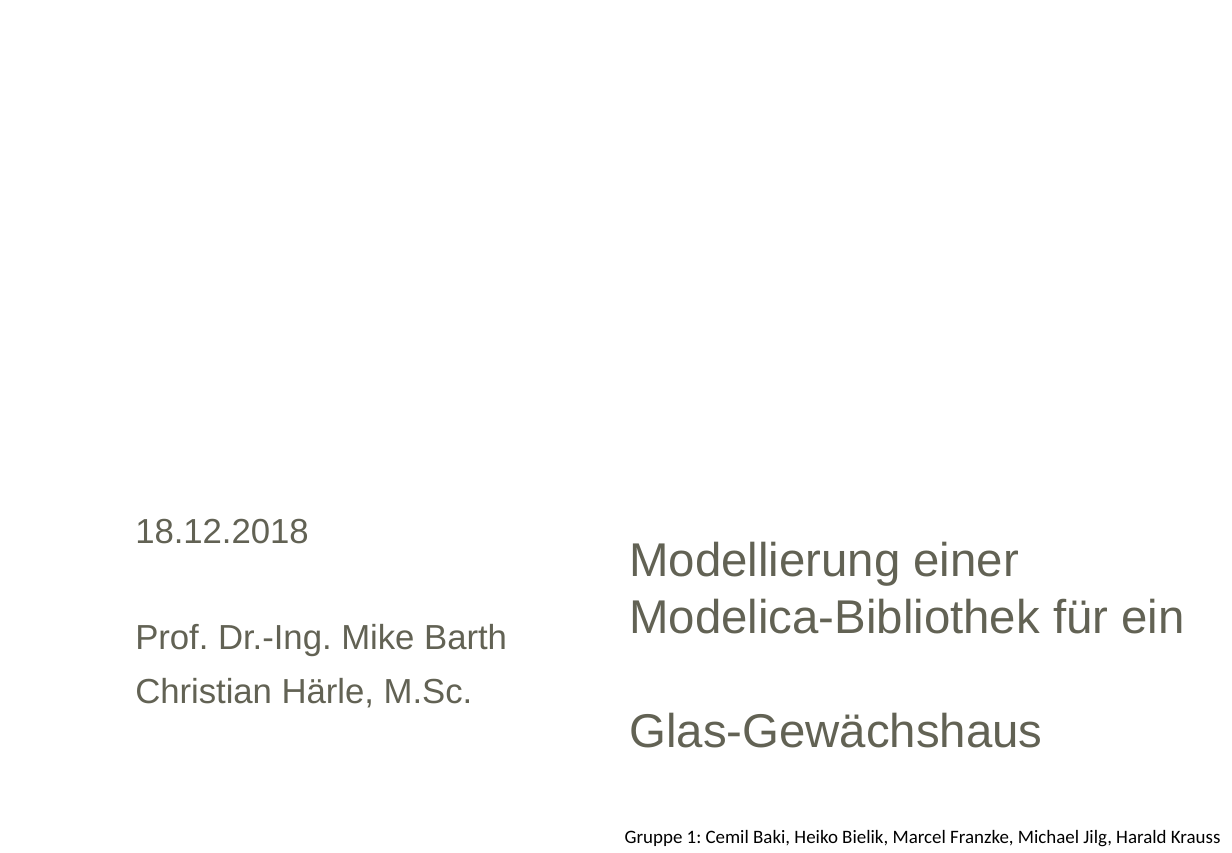
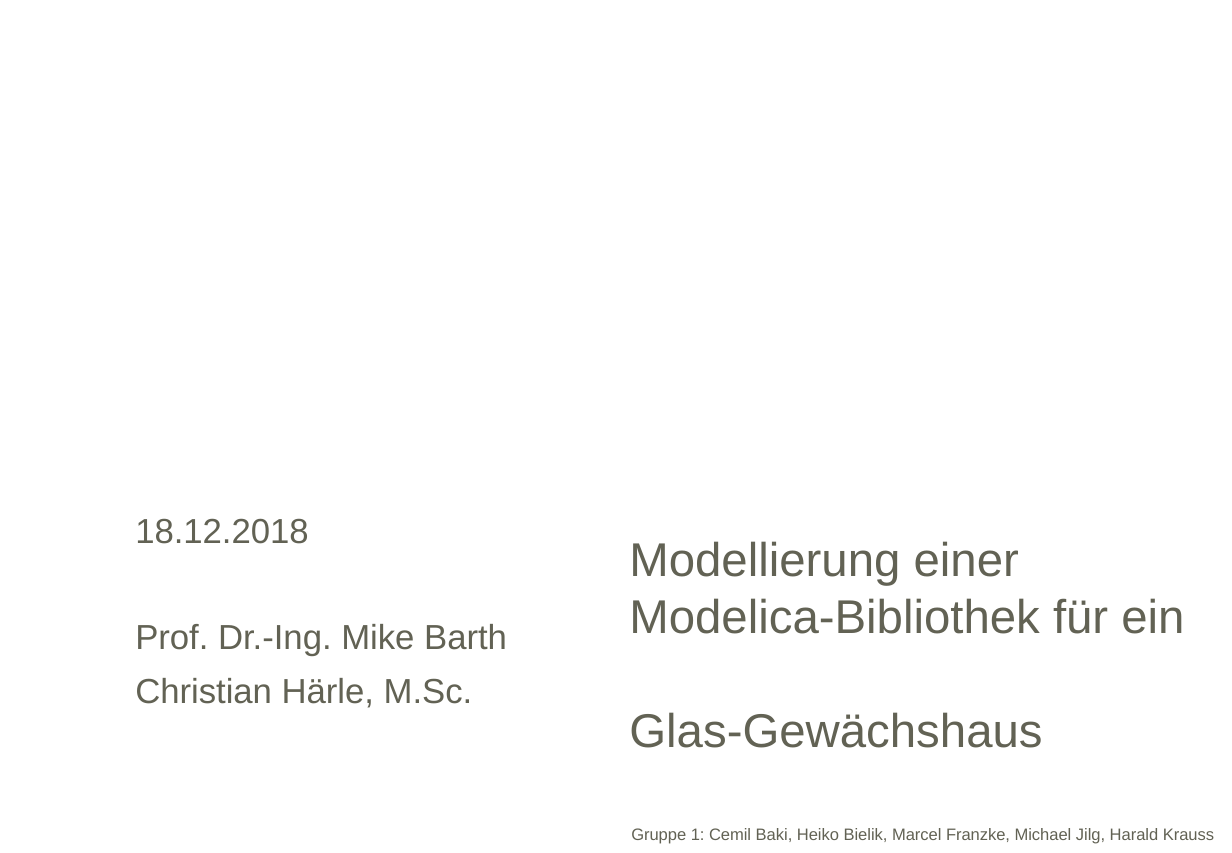
Before and after one commit to HeikoBielik/gewXhouse, a slide deck: slide 1 of Modelica WS 18_19_V3_edited_by_harry.pptx. Drawn at 1232x853 pixels with LibreOffice and Linux fonts; fonts in the diff are those of the drawing; background and template pictures are left out. Boxes give left, top, right and bottom in pixels: in the first picture for what was removed or moved away, otherwise in the second. Text is boxed around its words. In the diff, an @@ line names an element or a change of style, - is before the commit and + after.

```diff
--- a/Modelica WS 18_19_V3_edited_by_harry.pptx
+++ b/Modelica WS 18_19_V3_edited_by_harry.pptx
@@ text "Gruppe 1: Cemil Baki, Heiko ..." at [631,828,1214,844]: size 12 to 10.5 pt, font Calibri to Arial, text colour #000000 to #626254 @@
```
Also in this commit, not shown: 3 other slides changed, 3 slides added, 4 slides removed.
